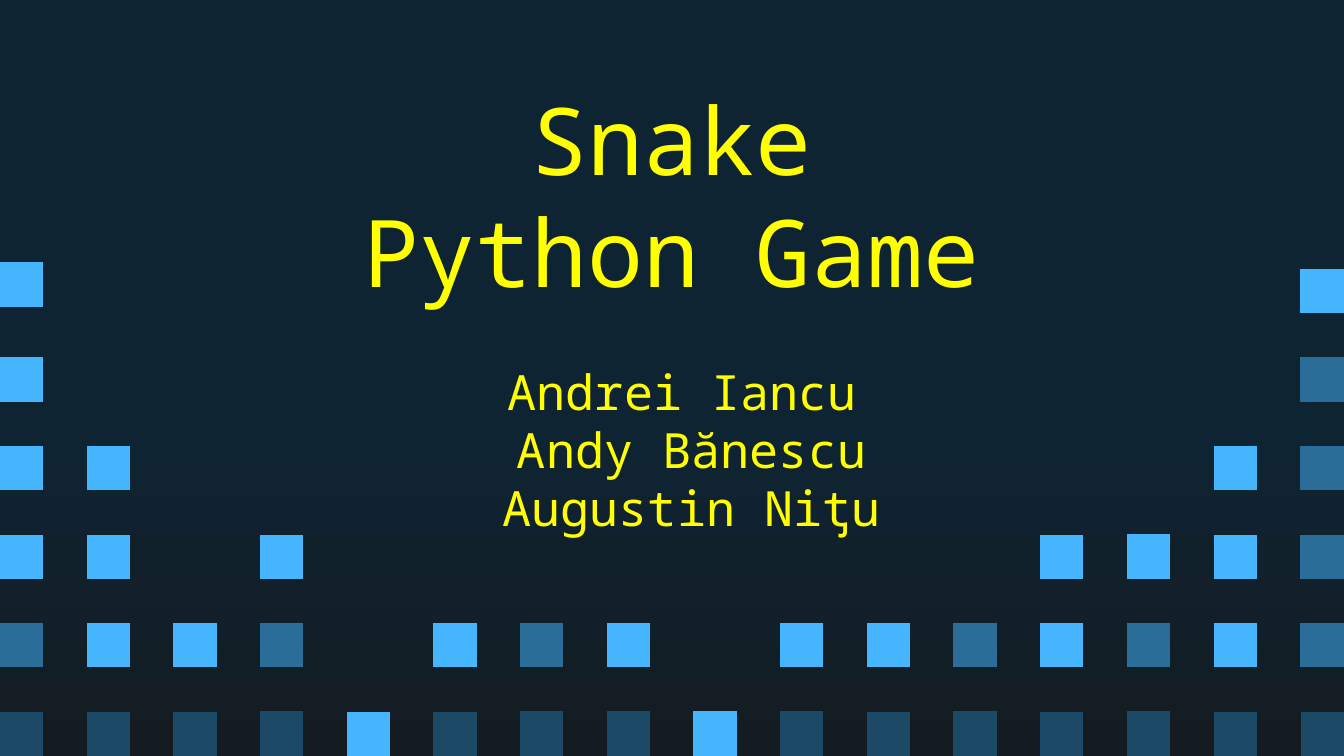
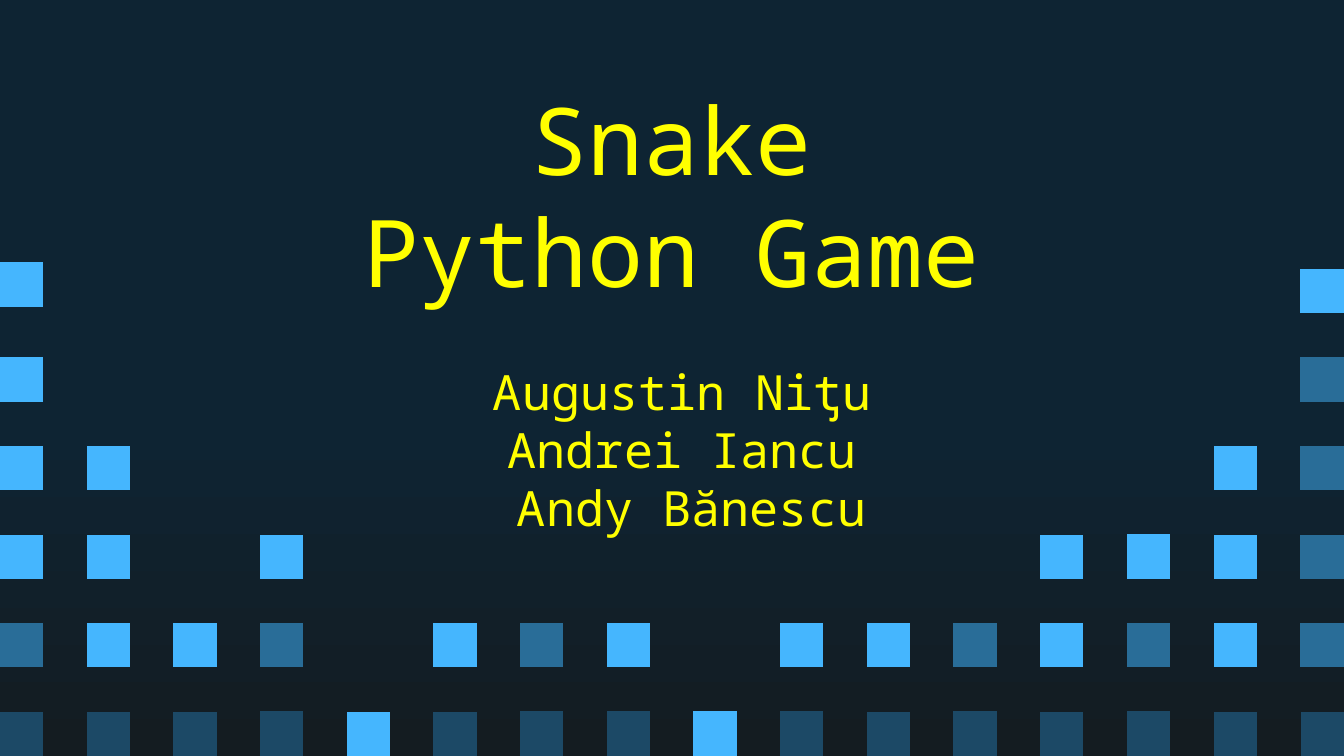
Before and after one commit to not-andrew/Python101_snake, a slide deck: slide 1 of Prezentare.pptx. Drawn at 1344x756 pixels with LibreOffice and Linux fonts; fonts in the diff are those of the drawing. Boxes give left, top, right and bottom in pixels: in the first picture for what was removed or moved away, otherwise in the second. Text is boxed around its words. In the diff, an @@ line names an element or a change of style, - is before the commit and + after.

```diff
--- a/Prezentare.pptx
+++ b/Prezentare.pptx
@@ subtitle at box(493, 373, 872, 422): paragraph added @@
+Augustin Niƫu
@@ subtitle at box(502, 489, 881, 538): paragraph removed @@
-Augustin Niƫu
```
Also in this commit, not shown: 2 other slides changed, 3 slides added, 2 slides removed, 1 other file.
